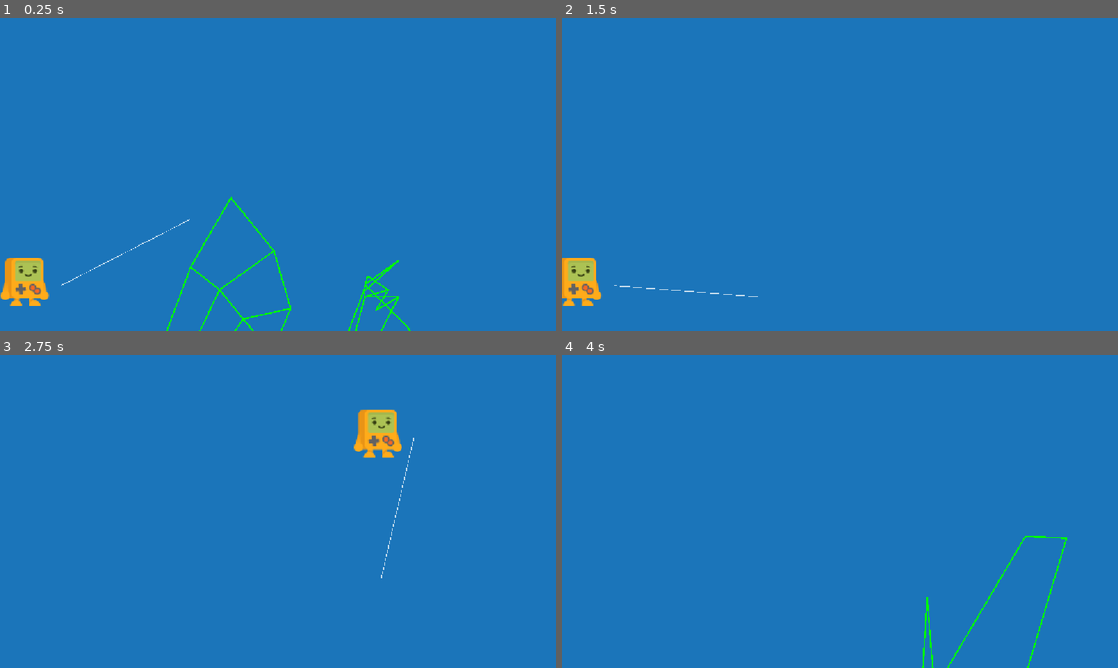
Above: before the commit, frames 1-4 (two rows, left to right).
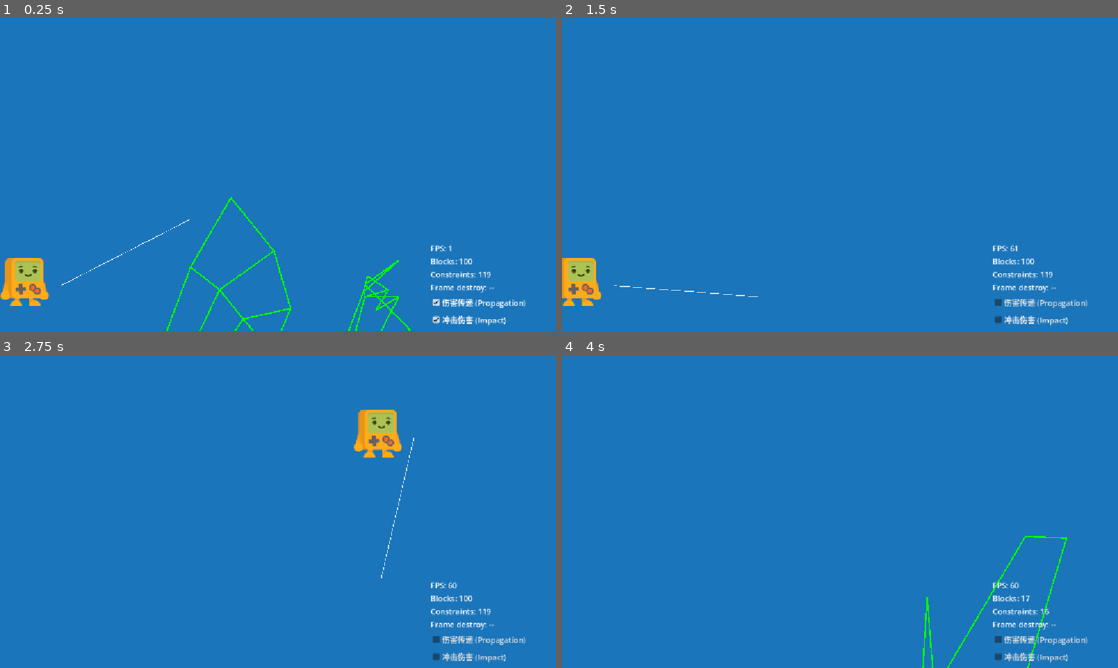
Above: after the commit, the same moments.

Repository: xuxiao305/Godot001
Game: Godot game, scene res://Scenes/Prototypes/Destruction/destruction_demo.tscn
Two runs of this game, one before a commit and one after it. Both use one fixed random seed, a clock stepped at 60 frames per second and the inputs below. This scene is started directly instead of the project's main scene.
Inputs (mouse positions are in pixels of both pictures, inside the frame that each line leads up to):
- Up to frame 1 (0.25 s): no input
- Up to frame 2 (1.5 s): click (1051, 302) at 0.5 s, where only the run after the commit has a clickable "伤害传递 (Propagation)"; click (1051, 318) at 1.25 s, where only the run after the commit has a clickable "冲击伤害 (Impact)"
- Up to frame 3 (2.75 s): tap Enter at 2 s; move the mouse to (400, 495) at 2.02 s; hold D (Right) from 2.03 s (still down); click (400, 495) at 2.1 s; tap Space (Jump) at 2.27 s
- Up to frame 4 (4 s): release D (Right) at 2.75 s; drag from (728, 527) to (812, 574) at 2.77 s; tap R (Reset) at 3.5 s; move the mouse to (895, 442) at 3.52 s; hold D (Right) from 3.53 s (still down); hold 2 (Scene2) from 3.53 s (still down)

The runs differ from the first frame. In frame 1, 0.9% of the frame differs, in the area x 77-95%, y 72-99%; in frame 2, 0.9%; in frame 3, 0.9%; in frame 4, 0.9%.

Commit message:
feat(destruction): debug panel with stats + 2 isolation toggles
CanvasLayer HUD shows FPS, Block/Constraint counts, per-frame destroy
deltas. Two checkboxes independently disable damage propagation and
impact damage. Toggle state flows through ImpactWatcher flags so Block
reads propagation_enabled without cross-file class_name dependency.
F1 toggles panel visibility.

Smoke run: zero new errors (6 pre-existing weapon system parse errors only).

Refs: docs/2026-05-24-destruction-prototype-design.md §4.8

Co-Authored-By: Claude Opus 4.7 <noreply@anthropic.com>

Diff:
--- a/Scenes/Prototypes/Destruction/destruction_demo.tscn
+++ b/Scenes/Prototypes/Destruction/destruction_demo.tscn
@@ -5,6 +5,7 @@
 [ext_resource type="PackedScene" uid="uid://dwpnwpnpist01" path="res://Scenes/Prototypes/Weapon/weapons/pistol.tscn" id="3_pistol"]
 [ext_resource type="PackedScene" uid="uid://dwpnwpnrkt01" path="res://Scenes/Prototypes/Weapon/weapons/rocket_launcher.tscn" id="4_rocket"]
 [ext_resource type="PackedScene" uid="uid://dwpnprojbal01" path="res://Scenes/Prototypes/Weapon/projectiles/ballistic_projectile.tscn" id="5_ballistic"]
+[ext_resource type="Script" path="res://Scripts/Prototypes/Destruction/debug_panel.gd" id="6_debug"]
 
 [sub_resource type="RectangleShape2D" id="GroundShape"]
 size = Vector2(1600, 40)
@@ -35,3 +36,50 @@
 [node name="RocketLauncher" parent="Player3C" instance=ExtResource("4_rocket")]
 projectile = ExtResource("5_ballistic")
 holder_path = NodePath("..")
+
+[node name="DebugPanelLayer" type="CanvasLayer" parent="."]
+script = ExtResource("6_debug")
+
+[node name="Panel" type="Control" parent="DebugPanelLayer"]
+layout_mode = 1
+anchors_preset = 6
+anchor_left = 1.0
+anchor_top = 1.0
+anchor_right = 1.0
+anchor_bottom = 1.0
+offset_left = -260.0
+offset_top = -180.0
+offset_right = -10.0
+offset_bottom = -10.0
+
+[node name="VBox" type="VBoxContainer" parent="DebugPanelLayer/Panel"]
+layout_mode = 1
+anchors_preset = 15
+anchor_right = 1.0
+anchor_bottom = 1.0
+size_flags_horizontal = 3
+size_flags_vertical = 3
+
+[node name="Stats" type="VBoxContainer" parent="DebugPanelLayer/Panel/VBox"]
+
+[node name="FpsLabel" type="Label" parent="DebugPanelLayer/Panel/VBox/Stats"]
+text = "FPS: --"
+
+[node name="BlockLabel" type="Label" parent="DebugPanelLayer/Panel/VBox/Stats"]
+text = "Blocks: --"
+
+[node name="ConstraintLabel" type="Label" parent="DebugPanelLayer/Panel/VBox/Stats"]
+text = "Constraints: --"
+
+[node name="DestroyLabel" type="Label" parent="DebugPanelLayer/Panel/VBox/Stats"]
+text = "Frame destroy: --"
+
+[node name="Toggles" type="VBoxContainer" parent="DebugPanelLayer/Panel/VBox"]
+
+[node name="PropagationToggle" type="CheckBox" parent="DebugPanelLayer/Panel/VBox/Toggles"]
+text = "伤害传递 (Propagation)"
+button_pressed = true
+
+[node name="ImpactToggle" type="CheckBox" parent="DebugPanelLayer/Panel/VBox/Toggles"]
+text = "冲击伤害 (Impact)"
+button_pressed = true
--- a/Scripts/Prototypes/Destruction/block.gd
+++ b/Scripts/Prototypes/Destruction/block.gd
@@ -31,9 +31,10 @@
 	if _queued_for_destroy:
 		return
 	health -= amount
-	# Path X 伤害传递到所有相连 Constraint
-	for c in connected_constraints:
-		c.take_damage(amount * damage_propagation_ratio, point, source)
+	# Path X 伤害传递（可通过 DebugPanel → impact_watcher.propagation_enabled 关闭）
+	if impact_watcher == null or impact_watcher.propagation_enabled:
+		for c in connected_constraints:
+			c.take_damage(amount * damage_propagation_ratio, point, source)
 	if health <= 0.0:
 		_queued_for_destroy = true
 		if pipeline != null:
--- /dev/null
+++ b/Scripts/Prototypes/Destruction/debug_panel.gd
@@ -0,0 +1,47 @@
+# Scripts/Prototypes/Destruction/debug_panel.gd
+# Runtime debug HUD: stats + 2 isolation toggles. spec §4.8.
+# Toggle state flows: DebugPanel → impact.propagation_enabled / impact.enabled
+# → Block.take_damage / ImpactWatcher.on_contact
+extends CanvasLayer
+
+var demo = null  # DestructionDemo
+var impact = null  # ImpactWatcher
+
+@onready var _panel: Control = $Panel
+@onready var _fps_label: Label = $Panel/VBox/Stats/FpsLabel
+@onready var _block_label: Label = $Panel/VBox/Stats/BlockLabel
+@onready var _constraint_label: Label = $Panel/VBox/Stats/ConstraintLabel
+@onready var _destroy_label: Label = $Panel/VBox/Stats/DestroyLabel
+@onready var _sw_propagation: CheckBox = $Panel/VBox/Toggles/PropagationToggle
+@onready var _sw_impact: CheckBox = $Panel/VBox/Toggles/ImpactToggle
+
+func _ready() -> void:
+	_panel.visible = true
+	_sw_propagation.toggled.connect(_on_propagation_toggled)
+	_sw_impact.toggled.connect(_on_impact_toggled)
+
+func _on_propagation_toggled(b: bool) -> void:
+	if impact != null:
+		impact.propagation_enabled = b
+
+func _on_impact_toggled(b: bool) -> void:
+	if impact != null:
+		impact.enabled = b
+
+func _input(event: InputEvent) -> void:
+	if event is InputEventKey and event.pressed and event.keycode == KEY_F1:
+		_panel.visible = not _panel.visible
+
+func _process(_dt: float) -> void:
+	if not _panel.visible:
+		return
+	_fps_label.text = "FPS: %d" % Engine.get_frames_per_second()
+	if demo == null or demo.current_structure == null:
+		return
+	var s = demo.current_structure
+	_block_label.text = "Blocks: %d" % s._blocks.size()
+	var c_alive := 0
+	for c in s._constraints:
+		if is_instance_valid(c) and is_instance_valid(c.pin):
+			c_alive += 1
+	_constraint_label.text = "Constraints: %d" % c_alive
--- a/Scripts/Prototypes/Destruction/destruction_demo.gd
+++ b/Scripts/Prototypes/Destruction/destruction_demo.gd
@@ -17,6 +17,11 @@
 	pipeline = DestructionPipeline.new()
 	impact = ImpactWatcher.new()
 	impact.pipeline = pipeline
+	# Wire debug panel
+	if has_node("DebugPanelLayer"):
+		var dp = $DebugPanelLayer
+		dp.demo = self
+		dp.impact = impact
 	_load_scene("brick_wall")
 
 func _load_scene(name: String) -> void:
--- a/Scripts/Prototypes/Destruction/impact_watcher.gd
+++ b/Scripts/Prototypes/Destruction/impact_watcher.gd
@@ -17,6 +17,7 @@
 
 var pipeline = null  # DestructionPipeline
 var enabled: bool = true
+var propagation_enabled: bool = true
 
 # Pure function: impulse -> damage amount
 static func impact_to_damage(normal_impulse: float, threshold: float, coefficient: float) -> float:
